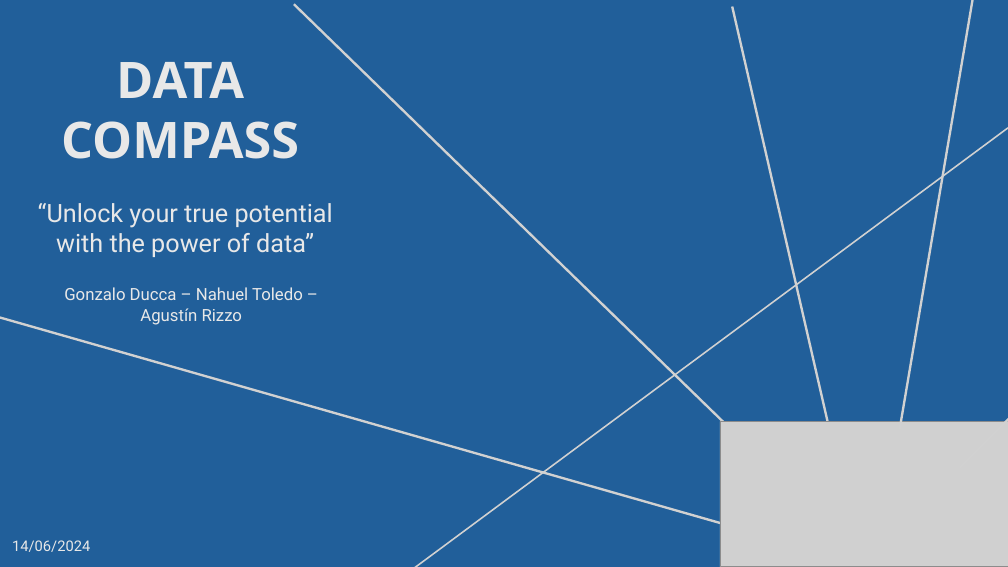
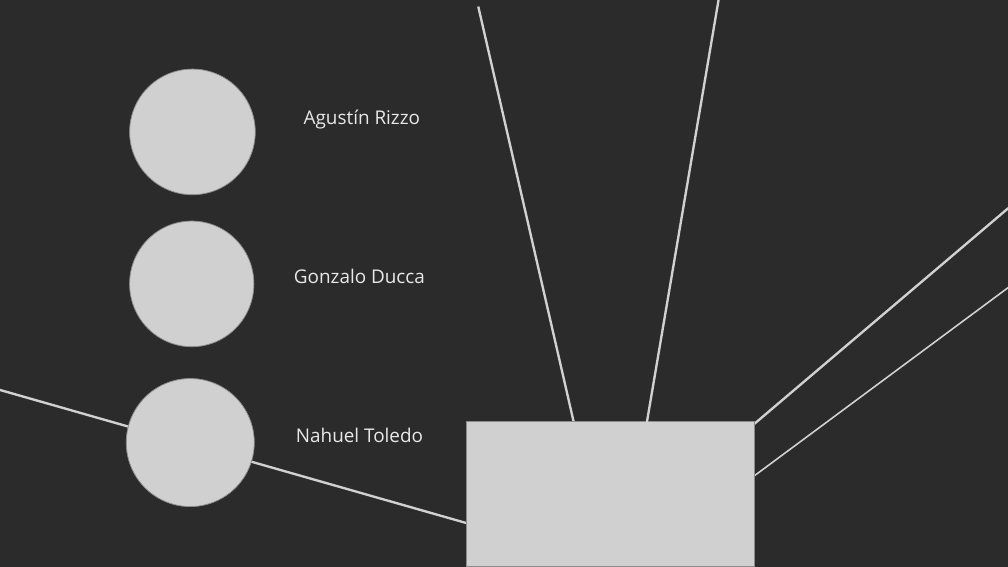
Before and after one commit to AgusDRizzo/Prueba, a slide deck: slide 2 of Presentacion_Data_Compass.pptx (slide 1 before the commit). Drawn at 1008x567 pixels with LibreOffice and Linux fonts; fonts in the diff are those of the drawing; grey boxes stand for pictures; background and template pictures are left out; a plain dark background stands for a picture behind light text. Boxes give left, top, right and bottom in pixels: in the first picture for what was removed or moved away, otherwise in the second. Text is boxed around its words. In the diff, an @@ line names an element or a change of style, - is before the commit and + after.

```diff
--- a/Presentacion_Data_Compass.pptx
+++ b/Presentacion_Data_Compass.pptx
@@ background #215F9A to picture (left out) @@
@@ line moved from (294, 5) - (761, 458) to (479, 7) - (575, 429) @@
@@ line moved from (733, 7) - (830, 429) to (719, 0) - (646, 429) @@
@@ line moved from (1008, 128) - (399, 567) to (1008, 43) - (730, 495) @@
@@ text removed at (61,62,299,159) @@
-DATA COMPASS
@@ picture added at (129,69,255,194) @@
@@ text at (294,109,425,442): text changed; size 16 to 18 pt; font Roboto to Open Sans @@
-Gonzalo Ducca – Nahuel Toledo – Agustín Rizzo
+Agustín Rizzo
+Gonzalo Ducca
+Nahuel Toledo
@@ line moved from (972, 0) - (900, 429) to (1008, 97) - (734, 442) @@
@@ text removed at (38,203,333,257) @@
-“Unlock your true potential with the power of data”
@@ picture added at (129,221,253,346) @@
@@ line moved from (0, 317) - (732, 526) to (0, 317) - (478, 526) @@
@@ picture added at (126,379,254,507) @@
@@ line removed from (1008, 417) to (960, 468) @@
@@ picture: place and size @@
-picture at (720,422,1008,567)
+picture at (466,422,754,567)
@@ text removed at (12,540,90,552) @@
-14/06/2024
```
Also in this commit, not shown: 2 other slides changed, 2 slides added, 2 slides removed, 15 other files.
